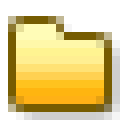
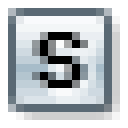
Layers edited between the first and the second w=128, h=128 image:
hid group "folder_close" (1st of 2) (2 layers) over [8, 16, 120, 112]
added group "status manager" (1st of 2) with 1 layers above "tab chat" over [16, 16, 104, 104]
added layer "status manager" (2nd of 2, in "status manager") in group "status manager" over [16, 16, 104, 104]
